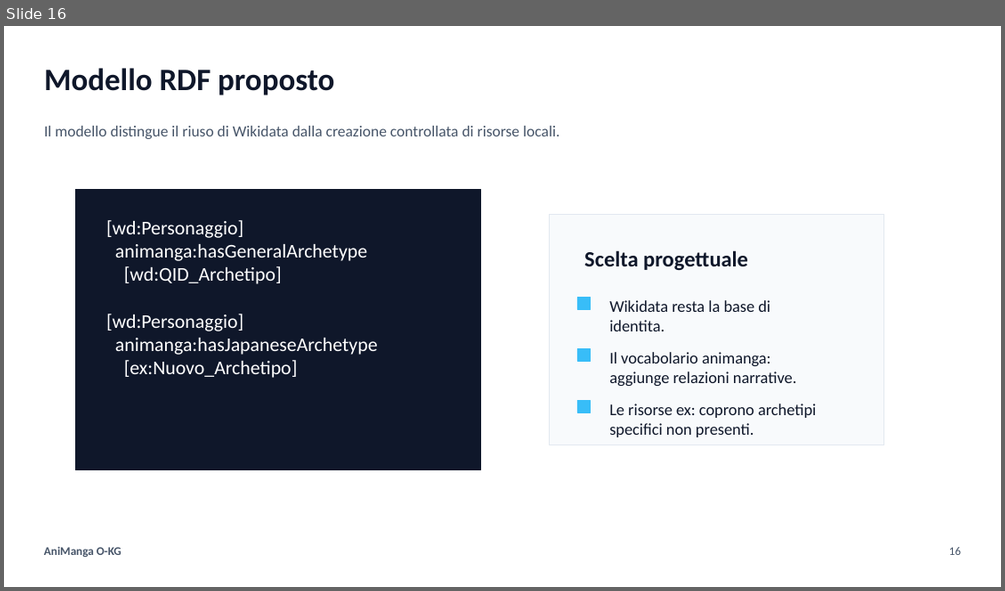
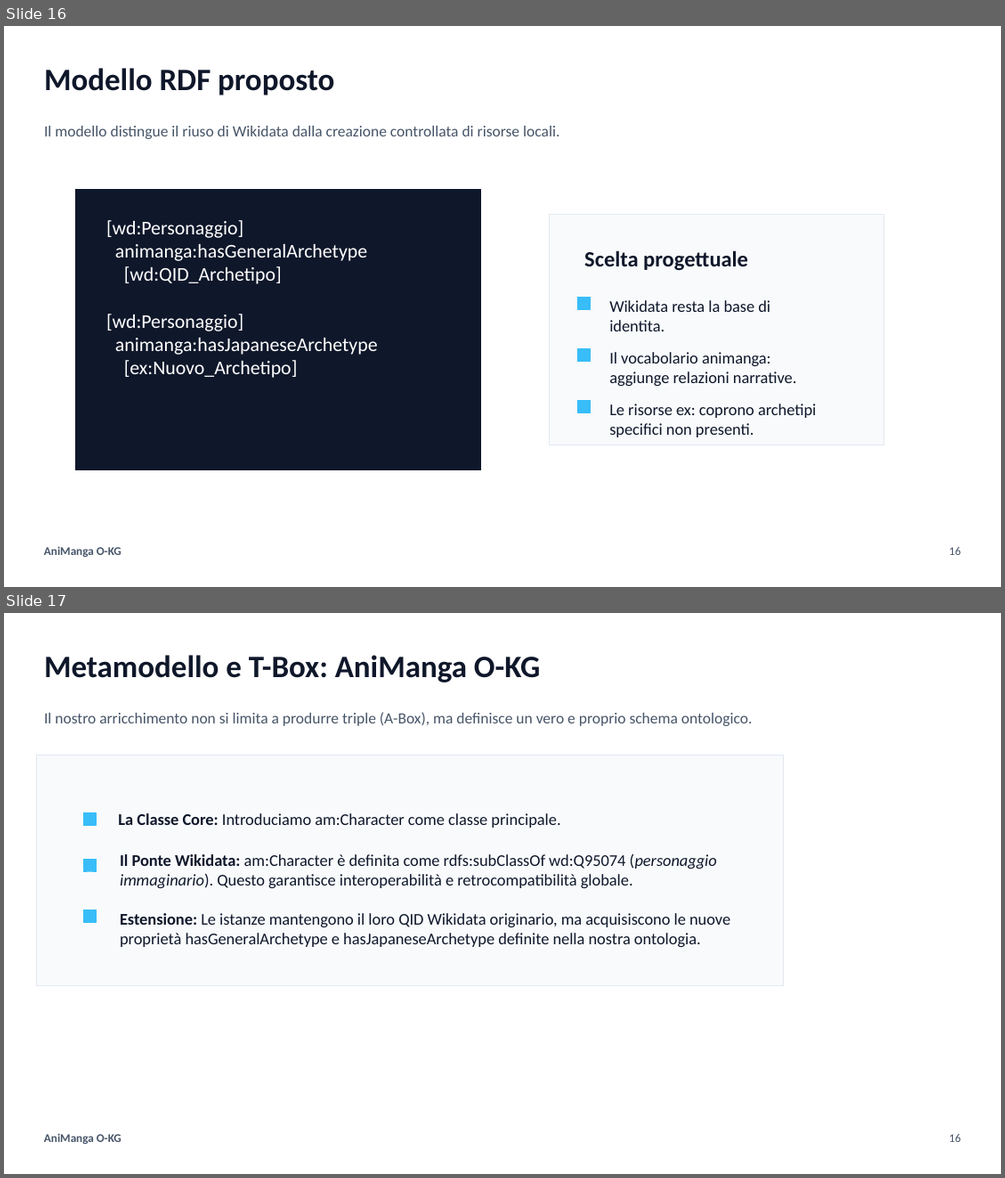
Before and after one commit to saraalbieri/AniManga, a slide deck: outputs/AniManga_O-KG_presentazione_dettagliata.pptx. Shown one above the other, each under a label of ours: slide 16 before the commit, slides 16 and 17 after it. The pictures are 1005x591 and 1005x1178 pixels, drawn with LibreOffice and Linux fonts; fonts in the diff are those of the drawing. Boxes give left, top, right and bottom in pixels: in the first picture for what was removed or moved away, otherwise in the second. Text is boxed around its words. In the diff, an @@ line names an element or a change of style, - is before the commit and + after.

```diff
--- a/outputs/AniManga_O-KG_presentazione_dettagliata.pptx
+++ b/outputs/AniManga_O-KG_presentazione_dettagliata.pptx
@@ slide 17 added at <box>4,613,1001,1174</box>, background #FFFFFF @@
@@ text added at <box>44,655,540,682</box>, 30 pt, text #0F172A, bold @@
+Metamodello e T-Box: AniManga O-KG
@@ text added at <box>44,712,752,726</box>, 15 pt, text #475569 @@
+Il nostro arricchimento non si limita a produrre triple (A-Box), ma definisce un vero e proprio schema ontologico.
@@ rectangle added at <box>37,755,783,985</box>, fill #F8FAFC, outline #E2E8F0 0.75 pt @@
@@ rectangle added at <box>83,812,96,826</box>, fill #38BDF8, outline #38BDF8 0.75 pt @@
@@ text added at <box>118,813,560,827</box>, 15.8 pt, text #0F172A @@
+La Classe Core: Introduciamo am:Character come classe principale.
@@ rectangle added at <box>83,859,96,872</box>, fill #38BDF8, outline #38BDF8 0.75 pt @@
@@ text added at <box>120,853,717,888</box>, 15.8 pt, text #0F172A @@
+Il Ponte Wikidata: am:Character è definita come rdfs:subClassOf wd:Q95074 (personaggio immaginario). Questo garantisce interoperabilità e retrocompatibilità globale.
@@ rectangle added at <box>83,910,96,923</box>, fill #38BDF8, outline #38BDF8 0.75 pt @@
@@ text added at <box>120,913,730,947</box>, 15.8 pt, text #0F172A @@
+Estensione: Le istanze mantengono il loro QID Wikidata originario, ma acquisiscono le nuove proprietà hasGeneralArchetype e hasJapaneseArchetype definite nella nostra ontologia.
@@ text added at <box>44,1134,121,1143</box>, 11.2 pt, text #475569, bold @@
+AniManga O-KG
@@ text added at <box>949,1134,961,1142</box>, 11.2 pt, text #475569 @@
+16
```
Also in this commit, not shown: 2 slides changed.
